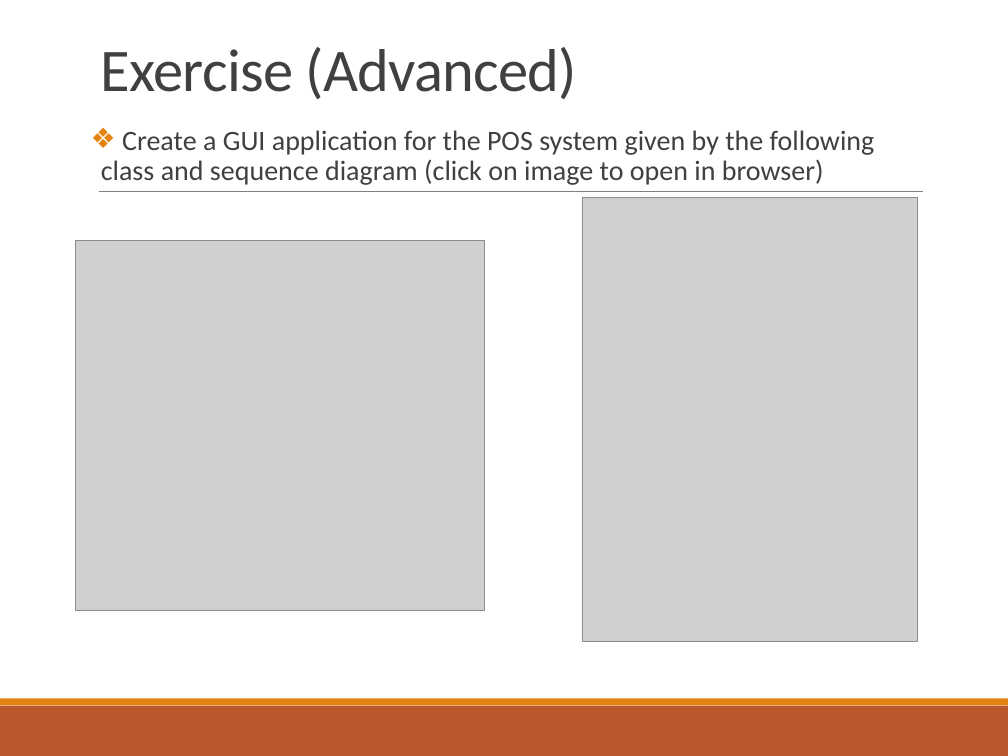
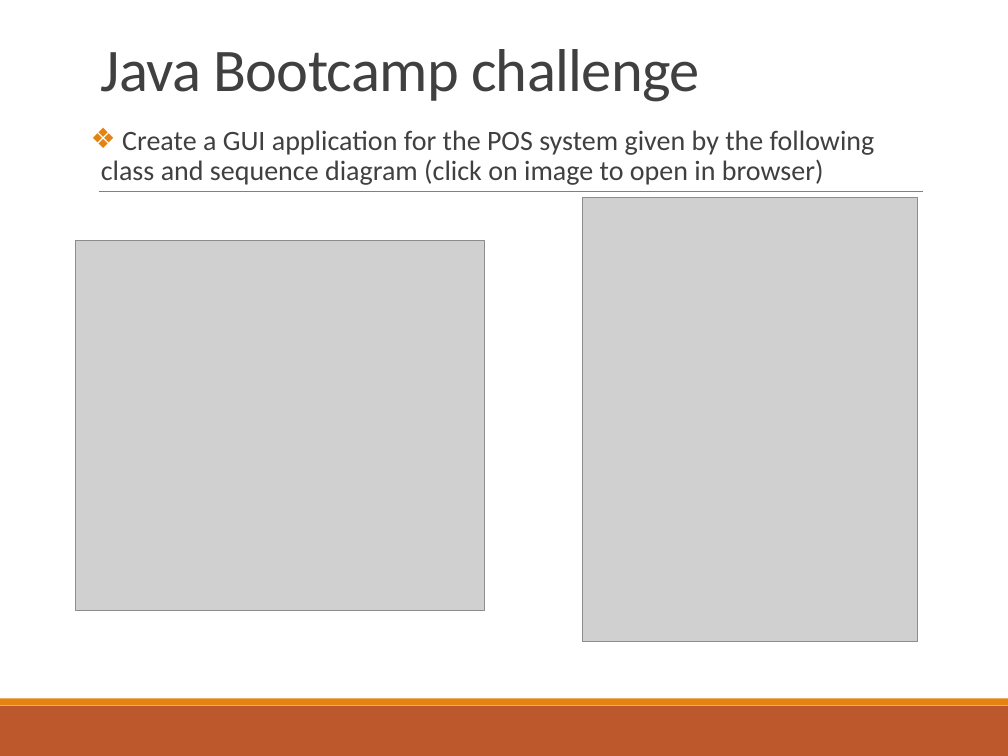
Before and after one commit to deeperj/dillinger, a slide deck: slide 26 of thesis/ukapp2/wqu_isc/sofware_design/Javabc06.pptx. Drawn at 1008x756 pixels with LibreOffice and Linux fonts; fonts in the diff are those of the drawing; grey boxes stand for pictures. Boxes give left, top, right and bottom in pixels: in the first picture for what was removed or moved away, otherwise in the second. Text is boxed around its words. In the diff, an @@ line names an element or a change of style, - is before the commit and + after.

Commit message:
java12

```diff
--- a/thesis/ukapp2/wqu_isc/sofware_design/Javabc06.pptx
+++ b/thesis/ukapp2/wqu_isc/sofware_design/Javabc06.pptx
@@ title at [101, 49, 699, 102]: text changed @@
-Exercise (Advanced)
+Java Bootcamp challenge
```
